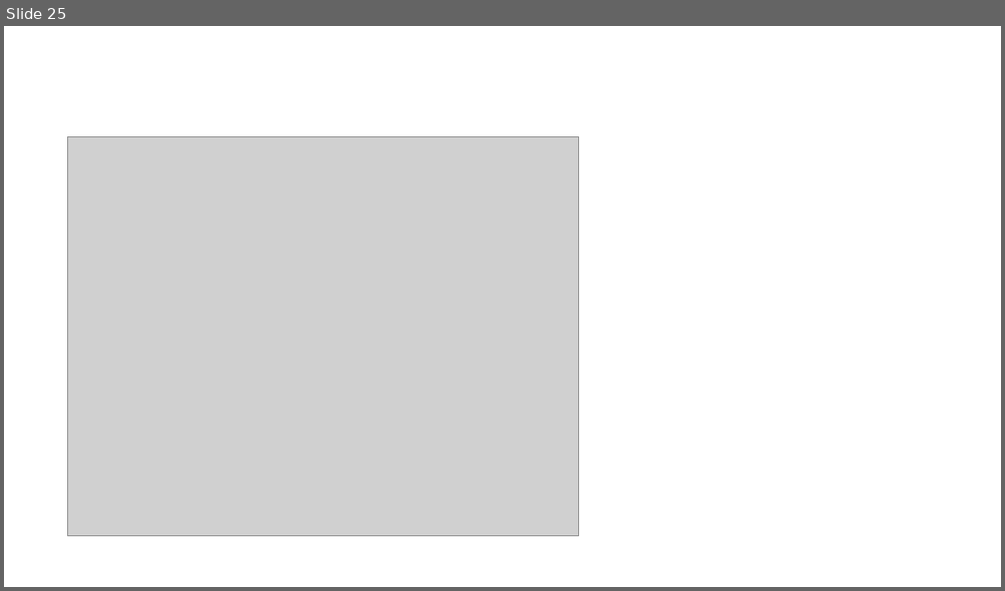
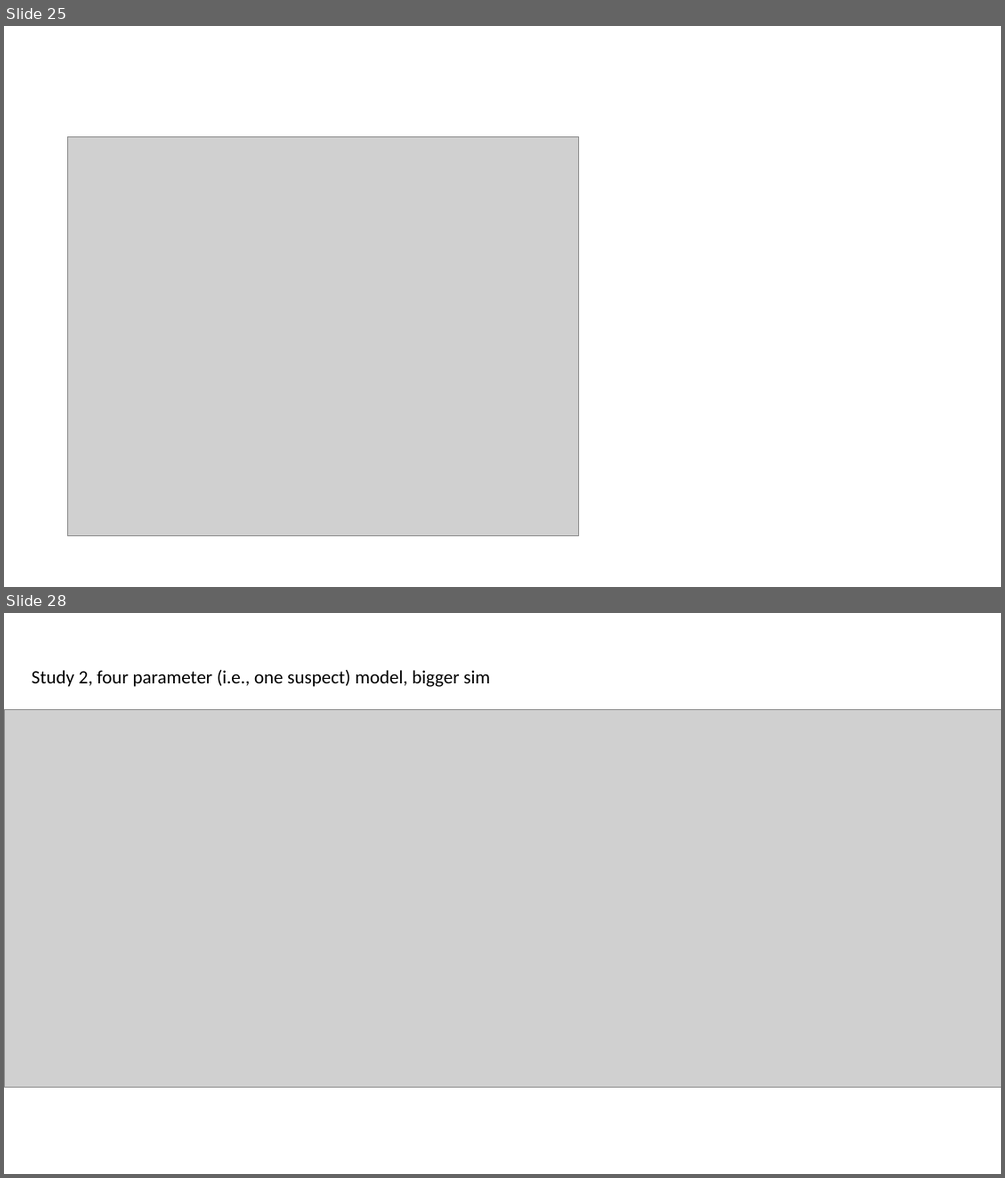
Before and after one commit to nicholasfurl/Forensic-beads-paper-1, a slide deck: forensic_beads_some_slides/forensic_beads.pptx. Shown one above the other, each under a label of ours: slide 25 before the commit, slides 25 and 28 after it; the slides between them are not shown. The pictures are 1005x591 and 1005x1178 pixels, drawn with LibreOffice and Linux fonts; fonts in the diff are those of the drawing; grey boxes stand for pictures. Boxes give left, top, right and bottom in pixels: in the first picture for what was removed or moved away, otherwise in the second. Text is boxed around its words. In the diff, an @@ line names an element or a change of style, - is before the commit and + after.

Commit message:
finished study 2 (w/n parts) param recovery and simplification

```diff
--- a/forensic_beads_some_slides/forensic_beads.pptx
+++ b/forensic_beads_some_slides/forensic_beads.pptx
@@ slide 28 added at (x1=4, y1=613, x2=1001, y2=1174), background #FFFFFF @@
@@ text added at (x1=32, y1=670, x2=490, y2=687), 18 pt, text #000000 @@
+Study 2, four parameter (i.e., one suspect) model, bigger sim
@@ picture added at (x1=4, y1=709, x2=1001, y2=1086) @@
```
Also in this commit, not shown: 3 other slides added, 2 slides removed, 9 other files.
